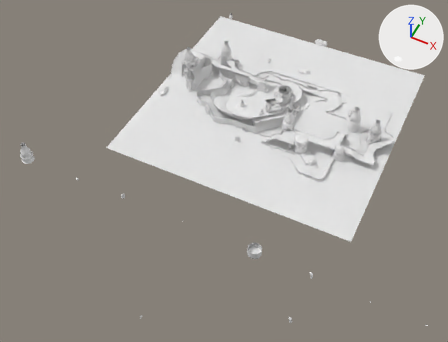
A saved change to the Blender file maps/SonicRReactiveFactory/ReactiveFactory.blend.
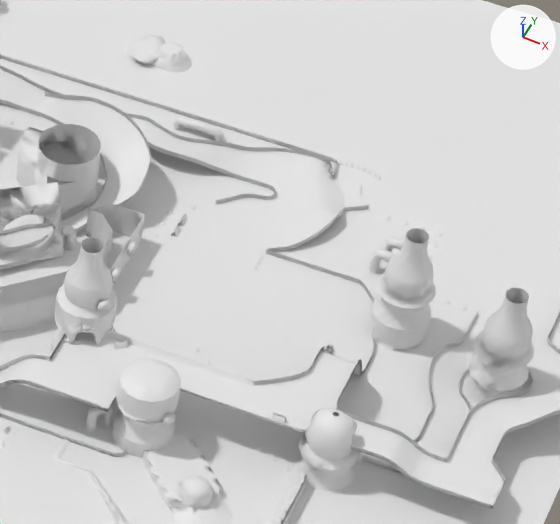
Each version is shown whole from a 50 mm lens placed at (149.0, -411.0, 394.0), pointed at (-9.0, -94.0, -3.0), then close up on the part from 60% to 86% of the width and 17% to 49% of the height. Lighting does not change. The marker at upper right points along +X, +Y and +Z. Materials are left out; every surface is plain grey.

Objects in the first close-up: 'Dec0', 'DoubleSided', 'DoubleSided.001'.
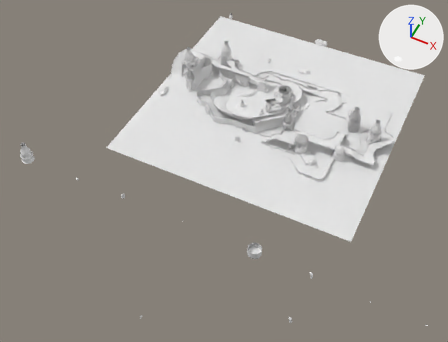
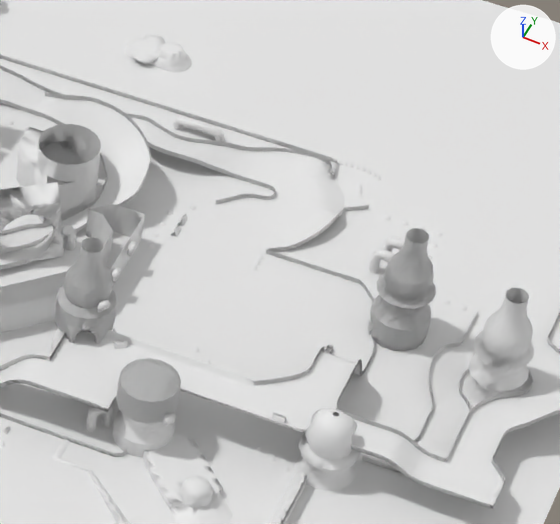
Pixel boxes (x1, y1, x2, y2) of what changed, in the close-ups (560 x 524 px):
part 1 of me_dec0, deleted
    before: (57, 228, 436, 402)
part 2 of me_dec0, cut back
    before: (55, 237, 183, 424)
    after: (90, 300, 183, 399)
part 3 of me_dec0_013, added
    after: (55, 237, 181, 424)
part 4 of me_dec0_013, added
    after: (368, 229, 436, 351)
part 5 of me_dec0_042, added
    after: (55, 237, 181, 423)
part 6 of me_dec0_042, added
    after: (369, 228, 436, 351)

The change, as a list of edits to the scene's bpy script:
```text
Change me_dec0:
    used by ob_dec0; location = (0.0, 0.0, 0.0); rotation_euler = (1.571, 0.0, 0.0), in degrees (90, 0, 0)
    remove me_dec0.from_pydata(...)  # 15103 vertices, 12510 faces; spans x -171.0..183.0, y -1.0..27.0, z -114.0..246.0
    add me_dec0.from_pydata(...)  # 14441 vertices, 11965 faces; spans x -171.0..183.0, y -1.0..26.0, z -114.0..246.0
    me_dec0 part 1: 8 loose pieces with 389 vertices, spanning x 17.0..79.0, y 0.0..24.0, z -8.0..67.0, are deleted
    me_dec0 part 2
    273 vertices are removed from x 17.0..46.0, y 9.0..27.0, z 24.0..50.0
    260 faces are deleted
    3 vertices move within x 28.0..45.0, y 10.0, z 32.0..40.0
    21 new faces join them
Change me_dec0_013:
    used by ob_doublesided; location = (0.0, 0.0, 0.0); rotation_euler = (1.571, 0.0, 0.0), in degrees (90, 0, 0)
    remove me_dec0_013.from_pydata(...)  # 2511 vertices, 1225 faces; spans x -107.0..111.0, y 0.0..13.0, z -43.0..71.0
    add me_dec0_013.from_pydata(...)  # 3196 vertices, 1766 faces; spans x -107.0..111.0, y 0.0..27.0, z -43.0..71.0
    me_dec0_013 part 3: 397 vertices added at x 17.0..46.0, y 9.0..27.0, z 24.0..50.0
    me_dec0_013 part 4: 280 vertices added at x 68.0..79.0, y 0.0..24.0, z -8.0..3.0
Change me_dec0_042:
    used by ob_doublesided_001; location = (0.0, 0.0, 0.0); rotation_euler = (1.571, 0.0, 0.0), in degrees (90, 0, 0)
    remove me_dec0_042.from_pydata(...)  # 2511 vertices, 1225 faces; spans x -107.0..111.0, y 0.0..13.0, z -43.0..71.0
    add me_dec0_042.from_pydata(...)  # 3196 vertices, 1766 faces; spans x -107.0..111.0, y 0.0..27.0, z -43.0..71.0
    me_dec0_042 part 5: 397 vertices added at x 17.0..46.0, y 9.0..27.0, z 24.0..50.0
    me_dec0_042 part 6: 280 vertices added at x 68.0..79.0, y 0.0..24.0, z -8.0..3.0
```
